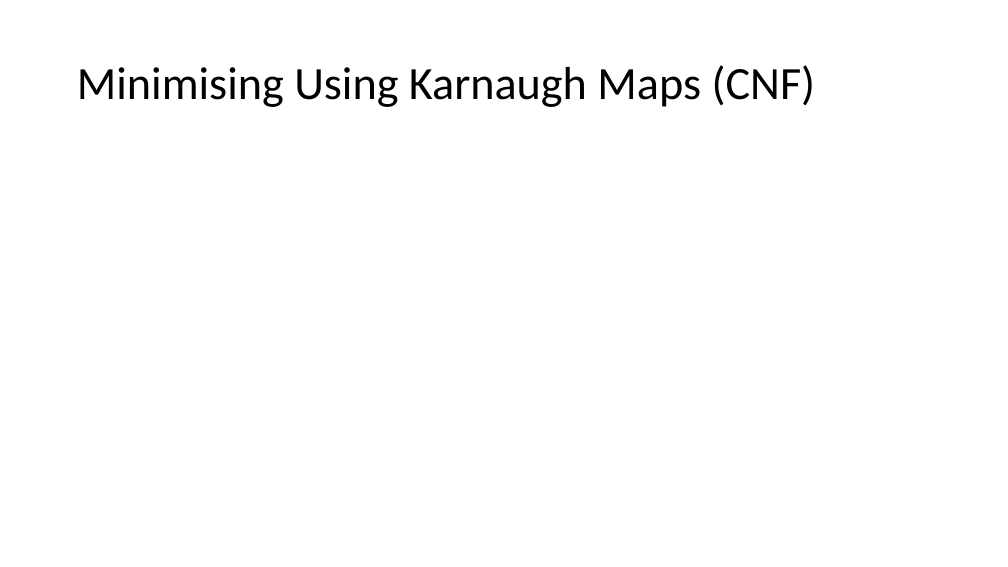
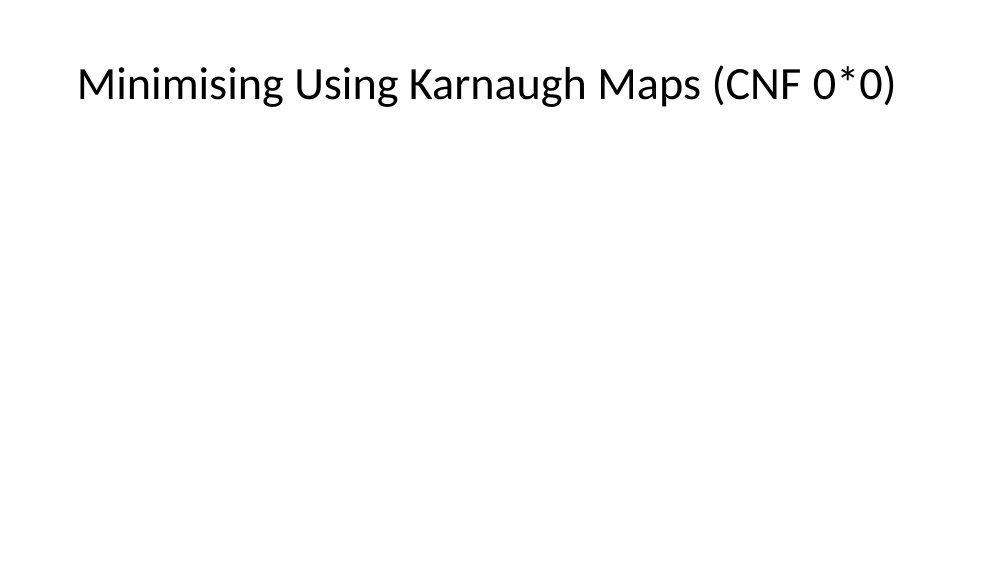
Before and after one commit to vcboy1/Leeds, a slide deck: slide 27 of 26fall/1860/Lecture/Week1.4/Lecture 1.4.2.pptx (slide 28 before the commit). Drawn at 1008x567 pixels with LibreOffice and Linux fonts; fonts in the diff are those of the drawing; grey boxes stand for pictures; background and template pictures are left out. Boxes give left, top, right and bottom in pixels: in the first picture for what was removed or moved away, otherwise in the second. Text is boxed around its words. In the diff, an @@ line names an element or a change of style, - is before the commit and + after.

```diff
--- a/26fall/1860/Lecture/Week1.4/Lecture 1.4.2.pptx
+++ b/26fall/1860/Lecture/Week1.4/Lecture 1.4.2.pptx
@@ title at [77,65,897,107]: text changed @@
-Minimising Using Karnaugh Maps (CNF)
+Minimising Using Karnaugh Maps (CNF 0*0)
```
Also in this commit, not shown: 7 other slides changed, 1 slide removed, 3 other files.
